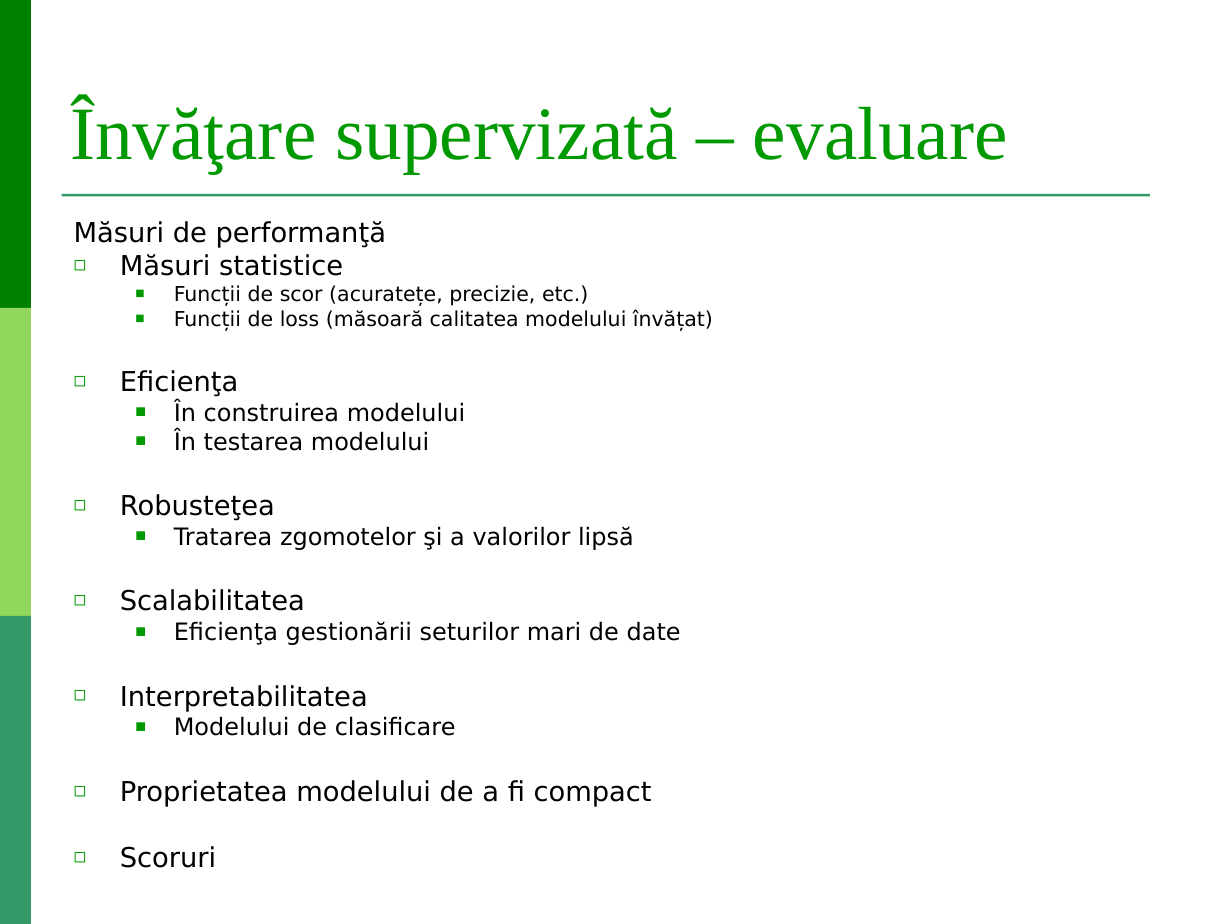
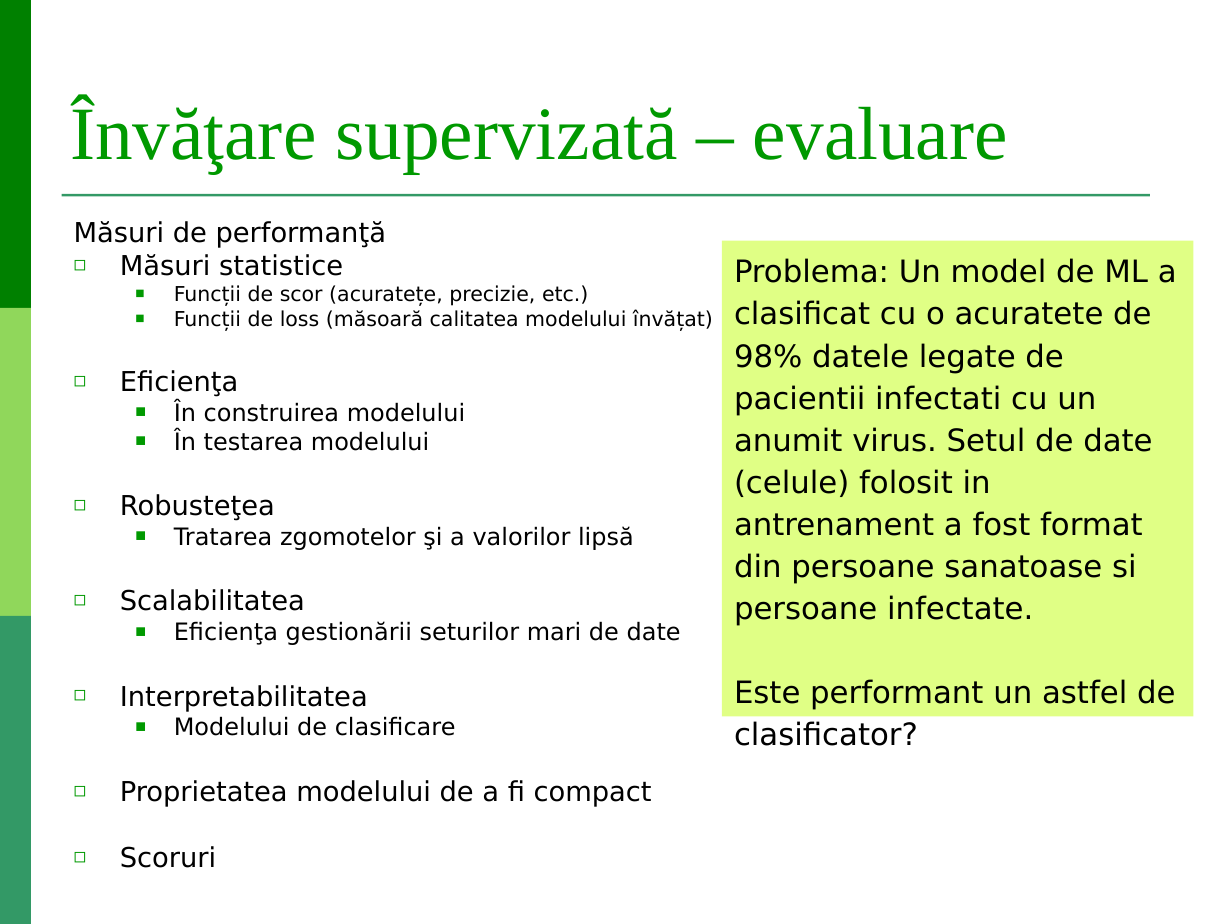
Before and after one commit to lauradiosan/ITSG-UBB, a slide deck: slide 19 of 2020-2021/Lectures/01_ML_review.ppt. Drawn at 1232x924 pixels with LibreOffice and Linux fonts; fonts in the diff are those of the drawing; background and template pictures are left out. Boxes give left, top, right and bottom in pixels: in the first picture for what was removed or moved away, otherwise in the second. Text is boxed around its words. In the diff, an @@ line names an element or a change of style, - is before the commit and + after.

Commit message:
new lecture

```diff
--- a/2020-2021/Lectures/01_ML_review.ppt
+++ b/2020-2021/Lectures/01_ML_review.ppt
@@ rectangle added at (722,240,1194,716), fill #E0FF85, 18 pt, text #000000 @@
+Problema: Un model de ML a clasificat cu o acuratete de 98% datele legate de pacientii infectati cu un anumit virus. Setul de date (celule) folosit in antrenament a fost format din persoane sanatoase si persoane infectate.
+Este performant un astfel de clasificator?
```
Also in this commit, not shown: 4 other slides changed, 2 other files.
